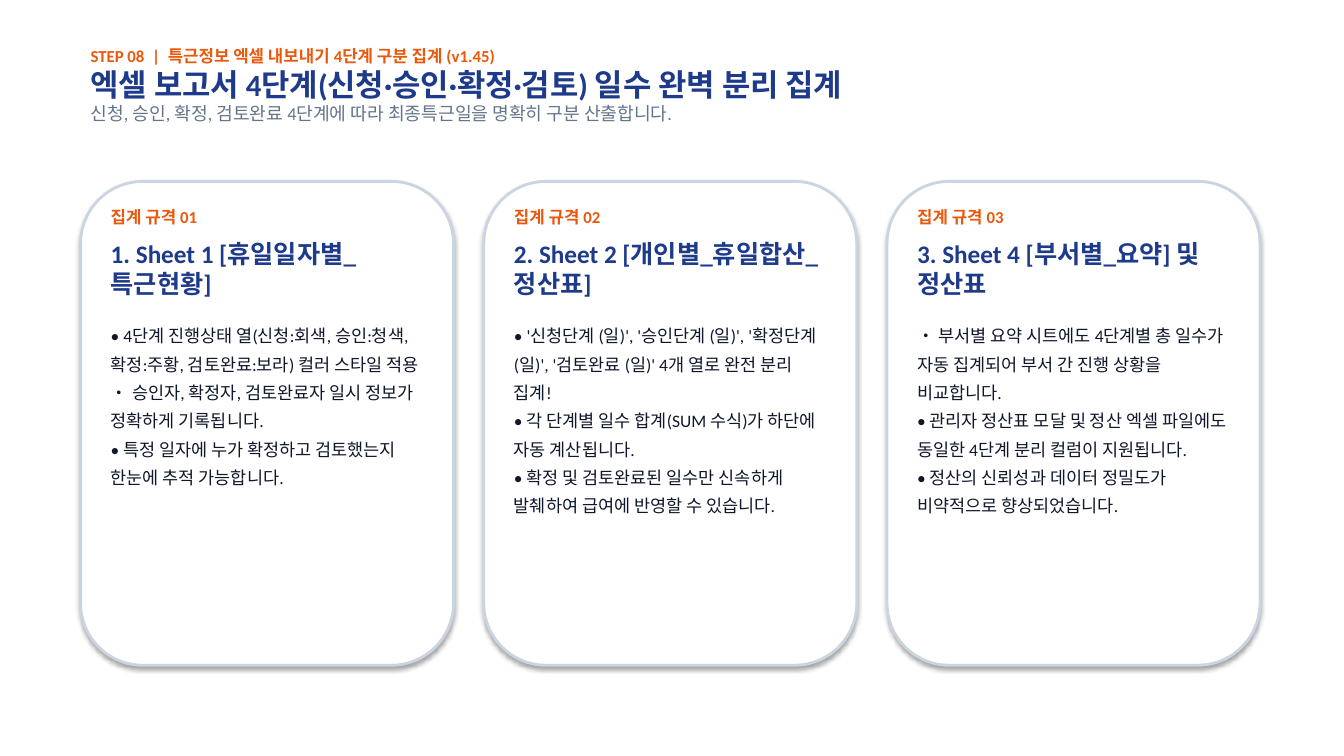
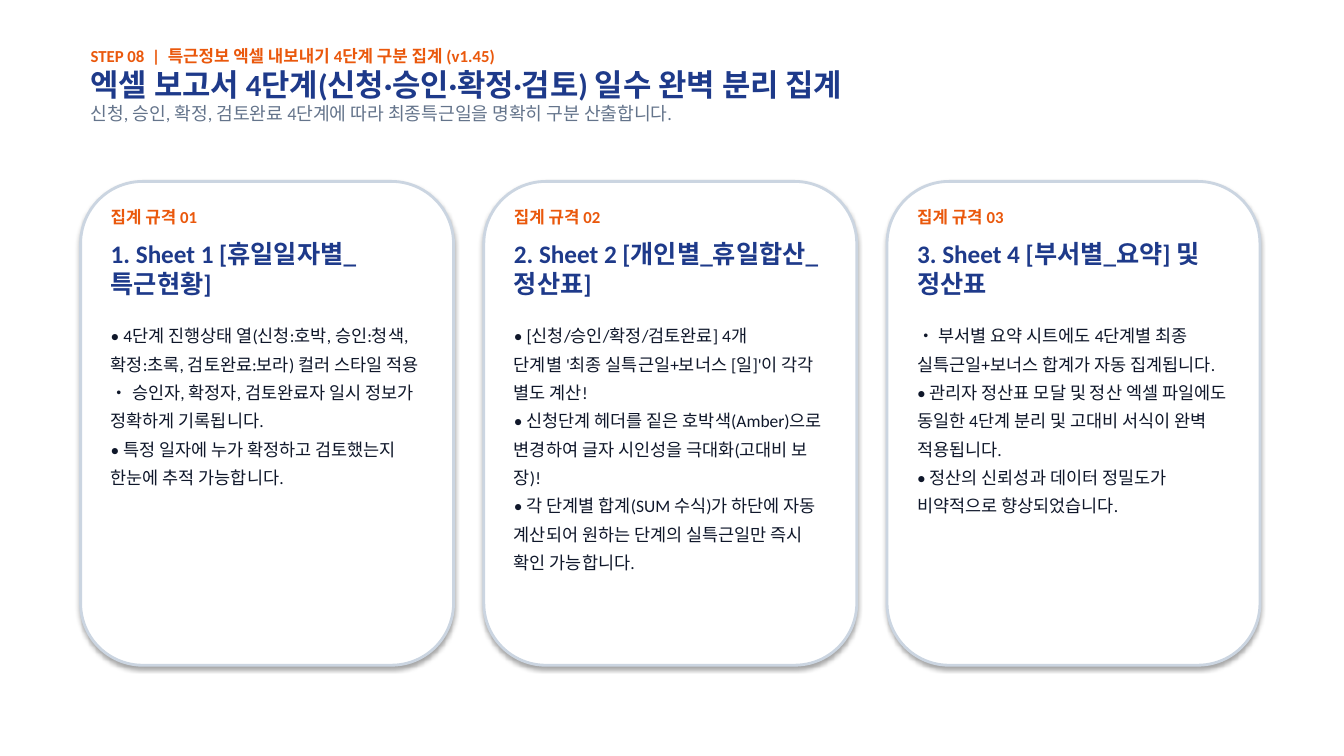
Before and after one commit to rorma34-lab/team-overtime-manager, a slide deck: slide 9 of Overtime_Admin_Manual.pptx. Drawn at 1344x756 pixels with LibreOffice and Linux fonts; fonts in the diff are those of the drawing. Boxes give left, top, right and bottom in pixels: in the first picture for what was removed or moved away, otherwise in the second. Text is boxed around its words. In the diff, an @@ line names an element or a change of style, - is before the commit and + after.

```diff
--- a/Overtime_Admin_Manual.pptx
+++ b/Overtime_Admin_Manual.pptx
@@ text at bbox=[111, 327, 418, 486]: text changed @@
-• 4단계 진행상태 열(신청:회색, 승인:청색, 확정:주황, 검토완료:보라) 컬러 스타일 적용
-• 승인자, 확정자, 검토완료자 일시 정보가 정확하게 기록됩니다.
-• 특정 일자에 누가 확정하고 검토했는지 한눈에 추적 가능합니다.
+• 4단계 진행상태 열(신청:호박, 승인:청색, 확정:초록, 검토완료:보라) 컬러 스타일 적용
+• 승인자, 확정자, 검토완료자 일시 정보가 정확하게 기록됩니다.
+• 특정 일자에 누가 확정하고 검토했는지 한눈에 추적 가능합니다.
@@ text at bbox=[514, 328, 822, 571]: text changed @@
-• '신청단계 (일)', '승인단계 (일)', '확정단계 (일)', '검토완료 (일)' 4개 열로 완전 분리 집계!
-• 각 단계별 일수 합계(SUM 수식)가 하단에 자동 계산됩니다.
-• 확정 및 검토완료된 일수만 신속하게 발췌하여 급여에 반영할 수 있습니다.
+• [신청/승인/확정/검토완료] 4개 단계별 '최종 실특근일+보너스 [일]'이 각각 별도 계산!
+• 신청단계 헤더를 짙은 호박색(Amber)으로 변경하여 글자 시인성을 극대화(고대비 보장)!
+• 각 단계별 합계(SUM 수식)가 하단에 자동 계산되어 원하는 단계의 실특근일만 즉시 확인 가능합니다.
@@ text at bbox=[917, 327, 1226, 514]: text changed @@
-• 부서별 요약 시트에도 4단계별 총 일수가 자동 집계되어 부서 간 진행 상황을 비교합니다.
-• 관리자 정산표 모달 및 정산 엑셀 파일에도 동일한 4단계 분리 컬럼이 지원됩니다.
-• 정산의 신뢰성과 데이터 정밀도가 비약적으로 향상되었습니다.
+• 부서별 요약 시트에도 4단계별 최종 실특근일+보너스 합계가 자동 집계됩니다.
+• 관리자 정산표 모달 및 정산 엑셀 파일에도 동일한 4단계 분리 및 고대비 서식이 완벽 적용됩니다.
+• 정산의 신뢰성과 데이터 정밀도가 비약적으로 향상되었습니다.
```
Also in this commit, not shown: 5 other files.
